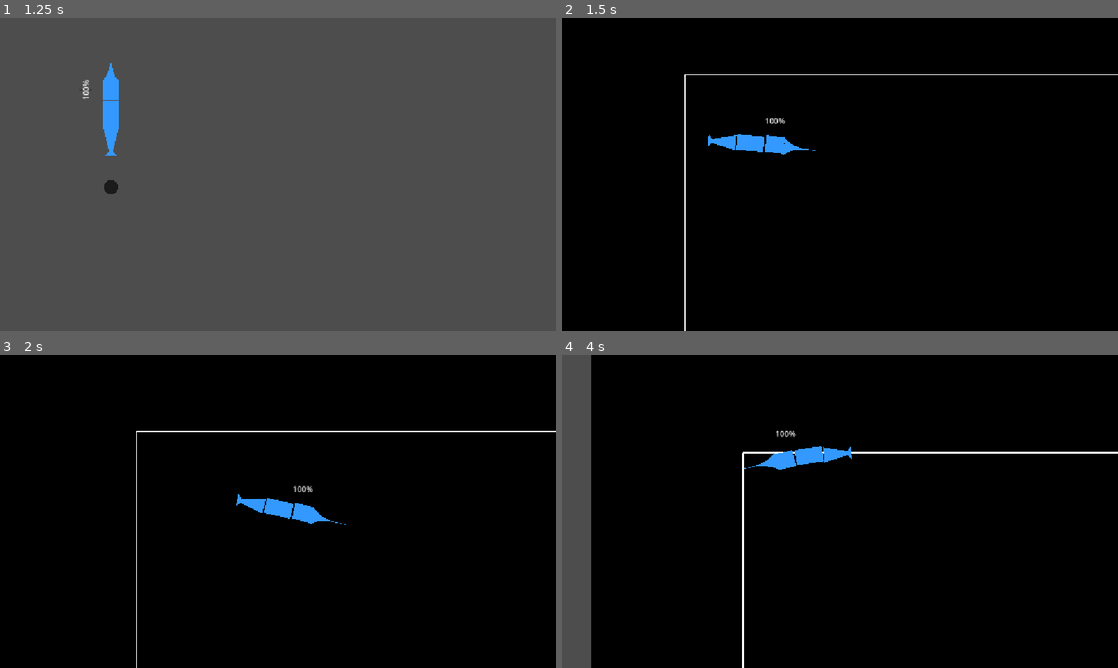
Above: before the commit, frames 1-4 (two rows, left to right).
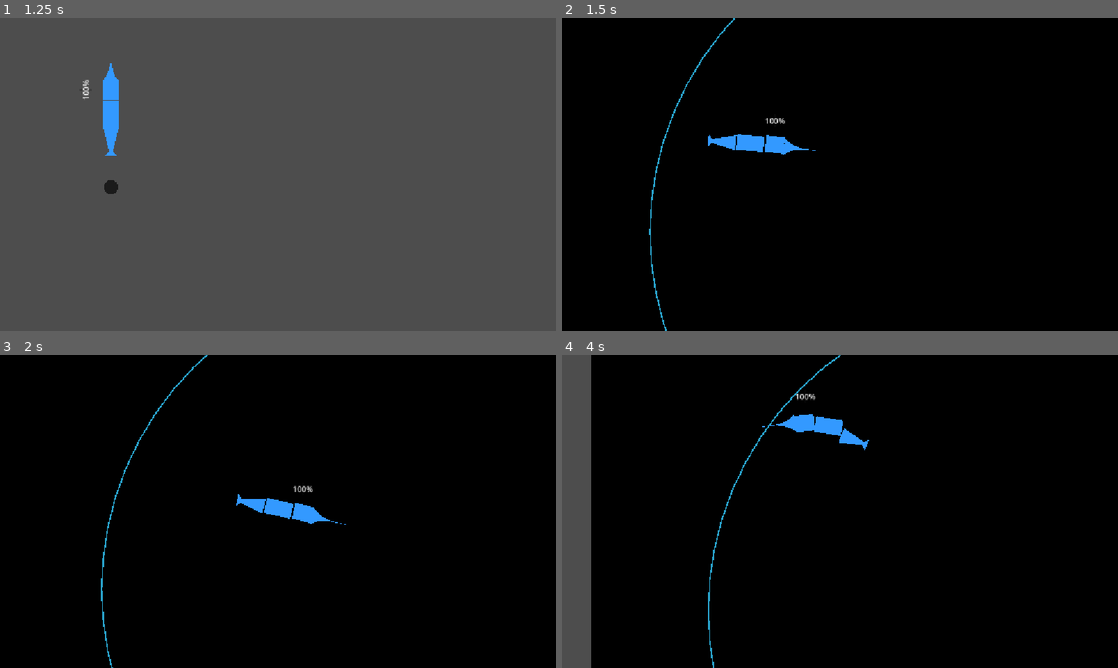
Above: after the commit, the same moments.

Repository: Monk135/FishedUp
Game: Godot game, scene res://scenes/Menus_&_UI/Menu_CharacterSelection.tscn
The game is run twice, just before and just after one commit, with the same random seed, the same clock (stepped at 60 frames per second) and the same inputs. The project has no main scene, so this scene is started directly.
Inputs:
- Up to frame 1 (1.25 s): tap A (move_left_p1) at 0.5 s; hold D (move_right_p1) from 0.53 s (still down); tap Down (move_down_p2) at 0.6 s; tap Space at 0.77 s
- Up to frame 2 (1.5 s): tap Space at 1.25 s; release D (move_right_p1) at 1.28 s; hold S (move_down_p1) from 1.28 s (still down); tap Left (move_left_p2) at 1.35 s
- Up to frame 3 (2 s): keep holding S (move_down_p1); tap Space at 1.52 s
- Up to frame 4 (4 s): release S (move_down_p1) at 2.03 s; hold D (move_right_p1) 2.03-2.78 s; tap Right (move_right_p2) at 2.1 s; hold W (move_up_p1) 2.78-3.53 s; tap Up (move_up_p2) at 2.85 s; tap Space at 3.02, 3.77 s; hold A (move_left_p1) from 3.53 s (still down); tap Down (move_down_p2) at 3.6 s

Frame 1 is identical in both runs. In frame 2, 0.6% of the frame differs, in the area x 15-100%, y 0-100%; in frame 3, 0.7%; in frame 4, 2.3%, in the area x 26-100%, y 0-100%.

Commit message:
Round Level Outline

Diff:
--- a/scenes/Maps/Gym/gym.gd
+++ b/scenes/Maps/Gym/gym.gd
@@ -4,7 +4,6 @@
 
 func _ready() -> void:
 	fish_count = get_tree().get_nodes_in_group("fish").size()
-	_create_walls()
 	_spawn_players()
 
 func on_fish_died() -> void:
@@ -13,38 +12,6 @@
 		await get_tree().create_timer(3.0).timeout
 		get_tree().reload_current_scene()
 
-func _create_walls() -> void:
-	var size := get_viewport_rect().size
-	var thickness := 50.0
-	_add_wall(Vector2(size.x / 2, -thickness / 2), size.x, thickness)
-	_add_wall(Vector2(size.x / 2, size.y + thickness / 2), size.x, thickness)
-	_add_wall(Vector2(-thickness / 2, size.y / 2), thickness, size.y)
-	_add_wall(Vector2(size.x + thickness / 2, size.y / 2), thickness, size.y)
-
-	# Draw the inner border as a single Line2D
-	var line := Line2D.new()
-	line.default_color = Color.WHITE
-	line.width = 3.0
-	line.points = PackedVector2Array([
-		Vector2(0, 0),
-		Vector2(size.x, 0),
-		Vector2(size.x, size.y),
-		Vector2(0, size.y),
-		Vector2(0, 0)
-	])
-	add_child(line)
-
-func _add_wall(pos: Vector2, width: float, height: float) -> void:
-	var body := StaticBody2D.new()
-	body.position = pos
-	body.collision_layer = 1
-	body.collision_mask = 0
-	var col := CollisionShape2D.new()
-	var shape := RectangleShape2D.new()
-	shape.size = Vector2(width, height)
-	col.shape = shape
-	body.add_child(col)
-	add_child(body)
 
 func _spawn_players() -> void:
 	for p in PlayerData.players:
--- a/scenes/Maps/Gym/gym.tscn
+++ b/scenes/Maps/Gym/gym.tscn
@@ -1,6 +1,7 @@
-[gd_scene load_steps=4 format=3 uid="uid://x7pnoqujujxs"]
+[gd_scene load_steps=5 format=3 uid="uid://x7pnoqujujxs"]
 
 [ext_resource type="Script" uid="uid://d227566xm7cxg" path="res://scenes/Maps/Gym/gym.gd" id="1_x2dp0"]
+[ext_resource type="Script" uid="uid://b2khj3yg14xed" path="res://scripts/LevelTech/LevelOutlines/RoundLevelOutline.gd" id="3_2wc0v"]
 [ext_resource type="PackedScene" uid="uid://lep4oymjldoj" path="res://scenes/Menus_&_UI/Cam_Dynamic.tscn" id="3_axptr"]
 
 [sub_resource type="PlaceholderTexture2D" id="PlaceholderTexture2D_x2dp0"]
@@ -29,3 +30,9 @@
 
 [node name="SpawnPoint3" type="Marker2D" parent="."]
 position = Vector2(951, 514)
+
+[node name="Outline" type="StaticBody2D" parent="."]
+position = Vector2(578, 327)
+script = ExtResource("3_2wc0v")
+radius = 650.0
+segments = 64
--- /dev/null
+++ b/scripts/LevelTech/LevelOutlines/RoundLevelOutline.gd
@@ -0,0 +1,64 @@
+@tool
+extends StaticBody2D
+
+@export var radius: float = 500.0:
+	set(value):
+		radius = value
+		queue_redraw()
+		if Engine.is_editor_hint():
+			_build_collision()
+
+@export var segments: int = 32:
+	set(value):
+		segments = value
+		queue_redraw()
+		if Engine.is_editor_hint():
+			_build_collision()
+
+@export var line_color: Color = Color(0.2, 0.8, 1.0, 0.8):
+	set(value):
+		line_color = value
+		queue_redraw()
+
+var _collision_polygon: CollisionPolygon2D
+
+func _ready() -> void:
+	_build_collision()
+	queue_redraw()
+
+func _draw() -> void:
+	var points := PackedVector2Array()
+	for i in segments + 1:
+		var angle := -i * TAU / segments
+		points.append(Vector2(cos(angle), sin(angle)) * radius)
+	draw_polyline(points, line_color, 3.0)
+
+func _build_collision() -> void:
+	if Engine.is_editor_hint():
+		return
+	# Remove old segments
+	for child in get_children():
+		if child is StaticBody2D:
+			child.queue_free()
+
+	for i in segments:
+		var angle_a := -i * TAU / segments
+		var angle_b := -(i + 1) * TAU / segments
+		var point_a := Vector2(cos(angle_a), sin(angle_a)) * radius
+		var point_b := Vector2(cos(angle_b), sin(angle_b)) * radius
+
+		var body := StaticBody2D.new()
+		body.add_to_group("wall")
+		var col := CollisionShape2D.new()
+		var shape := WorldBoundaryShape2D.new()
+		# Normal points inward
+		var mid_angle := (angle_a + angle_b) / 2.0
+		shape.normal = -Vector2(cos(mid_angle), sin(mid_angle))
+		shape.distance = -radius
+		col.shape = shape
+		body.add_child(col)
+		add_child(body)
+
+func _process(_delta: float) -> void:
+	if Engine.is_editor_hint():
+		queue_redraw()
Not shown, added: scripts/LevelTech/LevelOutlines/RoundLevelOutline.gd.uid
